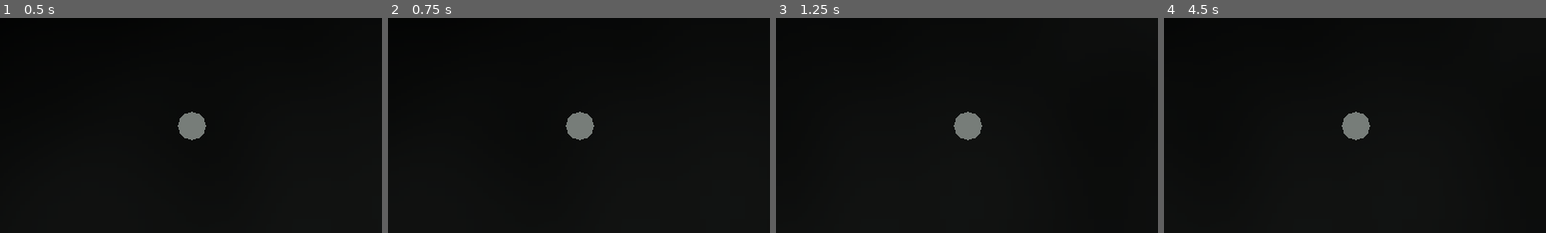
Above: before the commit, frames 1-4 (left to right).
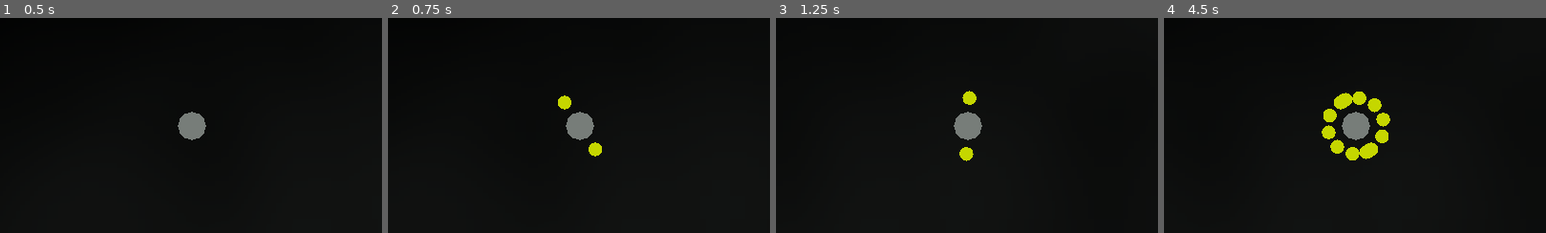
Above: after the commit, the same moments.

Repository: doctor-g/LD55
Game: Godot game, scene res://world.tscn
Two runs of this game, one before a commit and one after it. Both use one fixed random seed, a clock stepped at 60 frames per second and the inputs below.
Inputs (mouse positions are % of the whole screen's width and height, from its top left):
- Up to frame 1 (0.5 s): no input
- Up to frame 2 (0.75 s): tap Enter at 0.5 s; move the mouse to (72, 45) at 0.52 s; hold D (move_right) from 0.53 s (still down); tap Space (summon) at 0.6 s
- Up to frame 3 (1.25 s): keep holding D (move_right)
- Up to frame 4 (4.5 s): tap Space (summon) at 1.25, 1.35, 2.1, 2.85, 3.6, 4.35 s; move the mouse to (30, 55) at 1.27 s; release D (move_right) at 1.28 s; hold S (move_down) 1.28-2.03 s; move the mouse to (60, 28) at 2.02 s; hold D (move_right) 2.03-2.78 s; move the mouse to (45, 70) at 2.77 s; hold W (move_up) 2.78-3.53 s; move the mouse to (80, 65) at 3.52 s; hold A (move_left) from 3.53 s (still down); move the mouse to (20, 35) at 4.27 s
The pictures show only the part of the screen within x 25-75%, y 25-75%; the shares and areas given below are measured in that part.

Frame 1 is identical in both runs. In frame 2, 0.4% of the frame differs, in the area x 44-56%, y 36-65%; in frame 3, 0.4%; in frame 4, 2.0%, in the area x 41-60%, y 34-67%.

Commit message:
Allow summoning a pair of satellites

Diff:
--- a/project/hero.gd
+++ b/project/hero.gd
@@ -1,9 +1,17 @@
 extends CharacterBody3D
 
 const SPEED := 25.0
-
+const SATELLITE_SCENE := preload("res://satellite.tscn")
 
 func _physics_process(delta: float) -> void:
 	var direction := Input.get_vector("move_left", "move_right", "move_down", "move_up")
 	var vector := Vector3(direction.x, 0, -direction.y).normalized()
 	move_and_collide(vector * SPEED * delta)
+
+	if Input.is_action_just_pressed("summon"):
+		# Summon a pair for fun
+		var satellite_1 := SATELLITE_SCENE.instantiate()
+		add_child(satellite_1)
+		var satellite_2 := SATELLITE_SCENE.instantiate()
+		satellite_2.angle = PI
+		add_child(satellite_2)
--- a/project/project.godot
+++ b/project/project.godot
@@ -59,6 +59,11 @@
 ]
 }
 
+[layer_names]
+
+3d_physics/layer_1="hero"
+3d_physics/layer_2="satellites"
+
 [rendering]
 
 renderer/rendering_method="gl_compatibility"
--- /dev/null
+++ b/project/satellite.gd
@@ -0,0 +1,11 @@
+extends Area3D
+
+const SPEED := 5.0
+
+var angle := 0.0
+var radius := 3.0
+
+func _physics_process(delta: float) -> void:
+	angle = fmod(angle + SPEED * delta, TAU)
+	position.x = sin(angle)
+	position.z = cos(angle)
--- /dev/null
+++ b/project/satellite.tscn
@@ -0,0 +1,21 @@
+[gd_scene load_steps=4 format=3 uid="uid://bcsi3odxa3wse"]
+
+[ext_resource type="Script" path="res://satellite.gd" id="1_lo0a5"]
+
+[sub_resource type="StandardMaterial3D" id="StandardMaterial3D_73ipg"]
+albedo_color = Color(0.894118, 0.92549, 0, 1)
+
+[sub_resource type="SphereShape3D" id="SphereShape3D_x84og"]
+radius = 0.25
+
+[node name="Satellite" type="Area3D"]
+collision_layer = 2
+collision_mask = 0
+script = ExtResource("1_lo0a5")
+
+[node name="CSGSphere3D" type="CSGSphere3D" parent="."]
+radius = 0.25
+material = SubResource("StandardMaterial3D_73ipg")
+
+[node name="CollisionShape3D" type="CollisionShape3D" parent="."]
+shape = SubResource("SphereShape3D_x84og")
